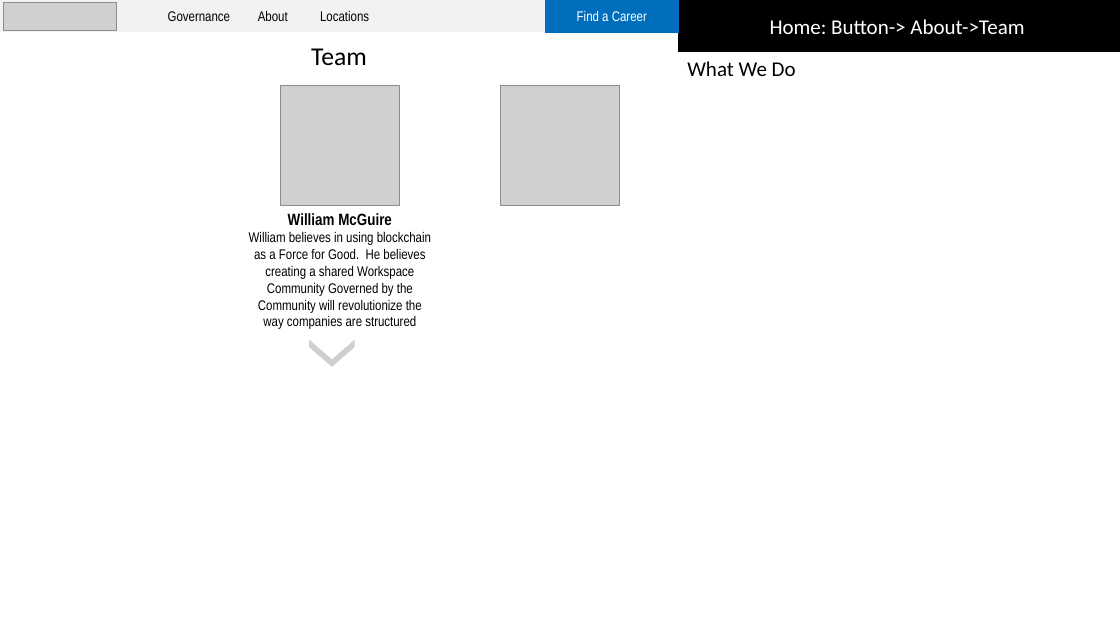
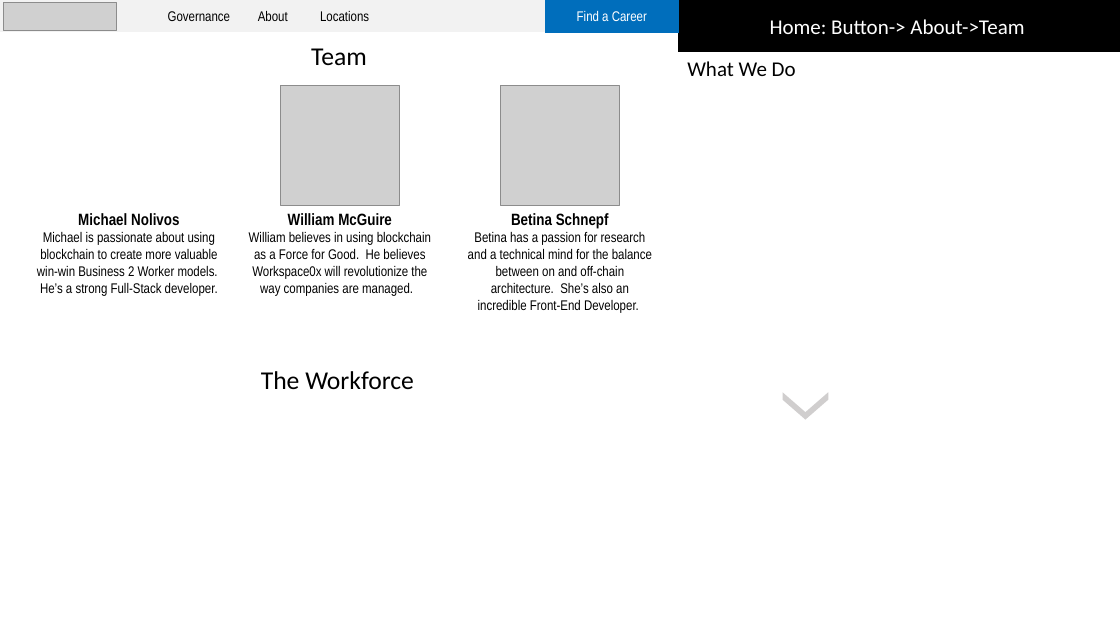
Before and after one commit to sriharikapu/ethdenver2018, a slide deck: slide 3 of static/images/pitch.pptx. Drawn at 1120x630 pixels with LibreOffice and Linux fonts; fonts in the diff are those of the drawing; grey boxes stand for pictures; background and template pictures are left out. Boxes give left, top, right and bottom in pixels: in the first picture for what was removed or moved away, otherwise in the second. Text is boxed around its words. In the diff, an @@ line names an element or a change of style, - is before the commit and + after.

Commit message:
team and the workforce added to slidedeck

```diff
--- a/static/images/pitch.pptx
+++ b/static/images/pitch.pptx
@@ text added at [37,213,218,296], 12 pt, text #000000 @@
+Michael Nolivos
+Michael is passionate about using blockchain to create more valuable win-win Business 2 Worker models. He’s a strong Full-Stack developer.
@@ text at [249,232,431,296]: text changed @@
-William believes in using blockchain as a Force for Good. He believes creating a shared Workspace Community Governed by the Community will revolutionize the way companies are structured
+William believes in using blockchain as a Force for Good. He believes Workspace0x will revolutionize the way companies are managed.
@@ text added at [468,213,652,313], 12 pt, text #000000 @@
+Betina Schnepf
+Betina has a passion for research and a technical mind for the balance between on and off-chain architecture. She’s also an incredible Front-End Developer.
@@ text added at [261,371,414,389], 22 pt, text #000000 @@
+The Workforce
@@ chevron: place and size @@
-chevron at [310,339,355,367]
+chevron at [783,392,829,420]
```
Also in this commit, not shown: 1 slide added.
